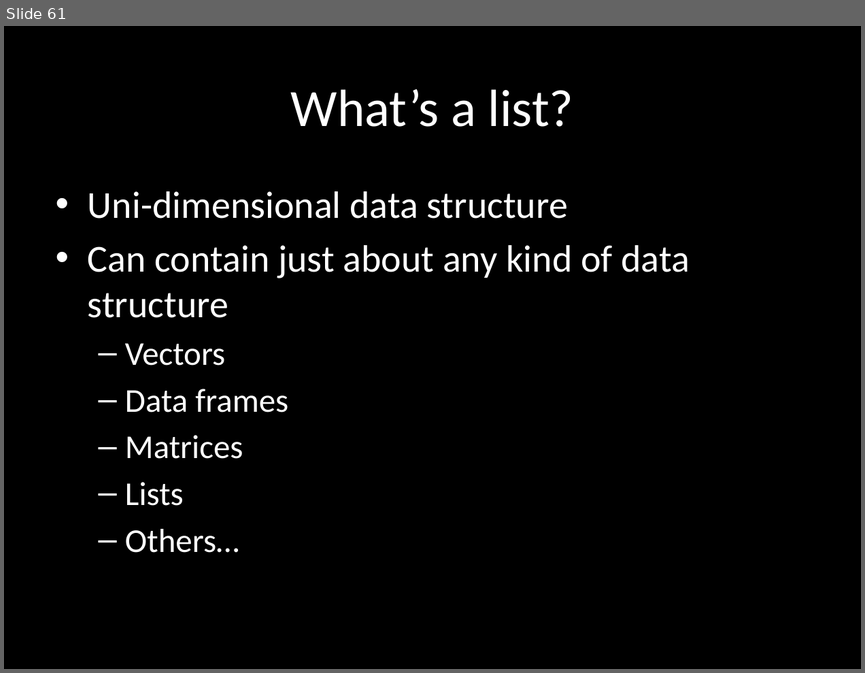
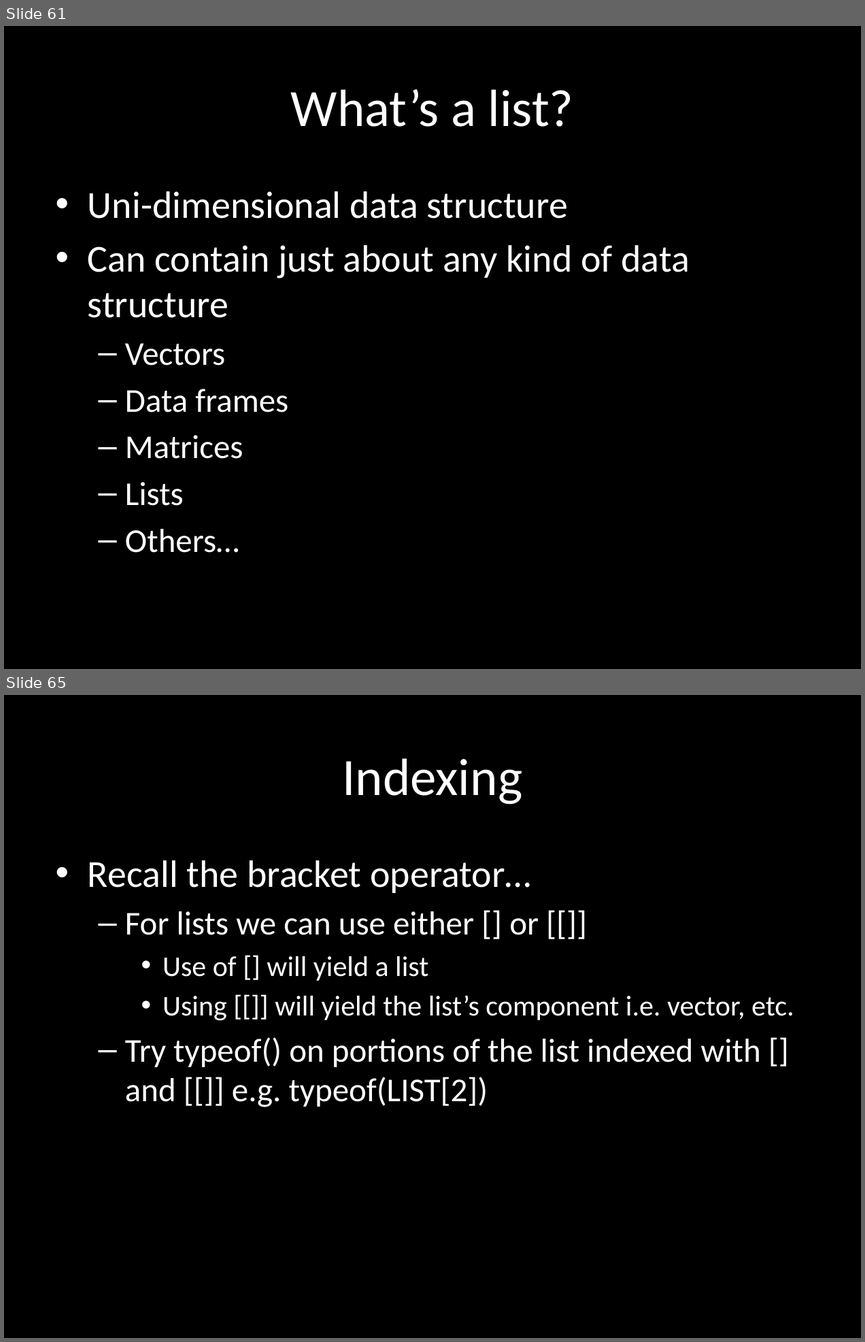
Before and after one commit to obroma/WMGtraining, a slide deck: r-data-structures.pptx. Shown one above the other, each under a label of ours: slide 61 before the commit, slides 61 and 65 after it; the slides between them are not shown. The pictures are 865x673 and 865x1342 pixels, drawn with LibreOffice and Linux fonts; fonts in the diff are those of the drawing. Boxes give left, top, right and bottom in pixels: in the first picture for what was removed or moved away, otherwise in the second. Text is boxed around its words. In the diff, an @@ line names an element or a change of style, - is before the commit and + after.

```diff
--- a/r-data-structures.pptx
+++ b/r-data-structures.pptx
@@ slide 65 added at [4, 695, 861, 1338], background #000000 @@
@@ title added at [342, 758, 522, 804], 44 pt, text #FFFFFF @@
+Indexing
@@ text added at [88, 860, 794, 1107], 28 pt, text #FFFFFF @@
+• Recall the bracket operator…
+  – For lists we can use either [] or [[]]
+    • Use of [] will yield a list
+    • Using [[]] will yield the list’s component i.e. vector, etc.
+  – Try typeof() on portions of the list indexed with [] and [[]] e.g. typeof(LIST[2])
```
Also in this commit, not shown: 2 slides changed, 1 other slide added, 1 other file.
